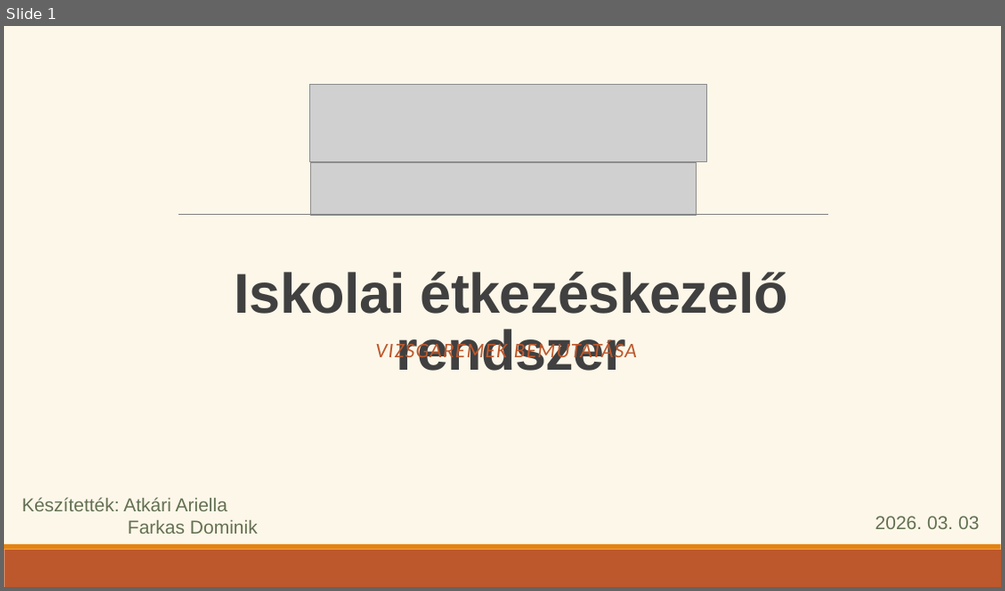
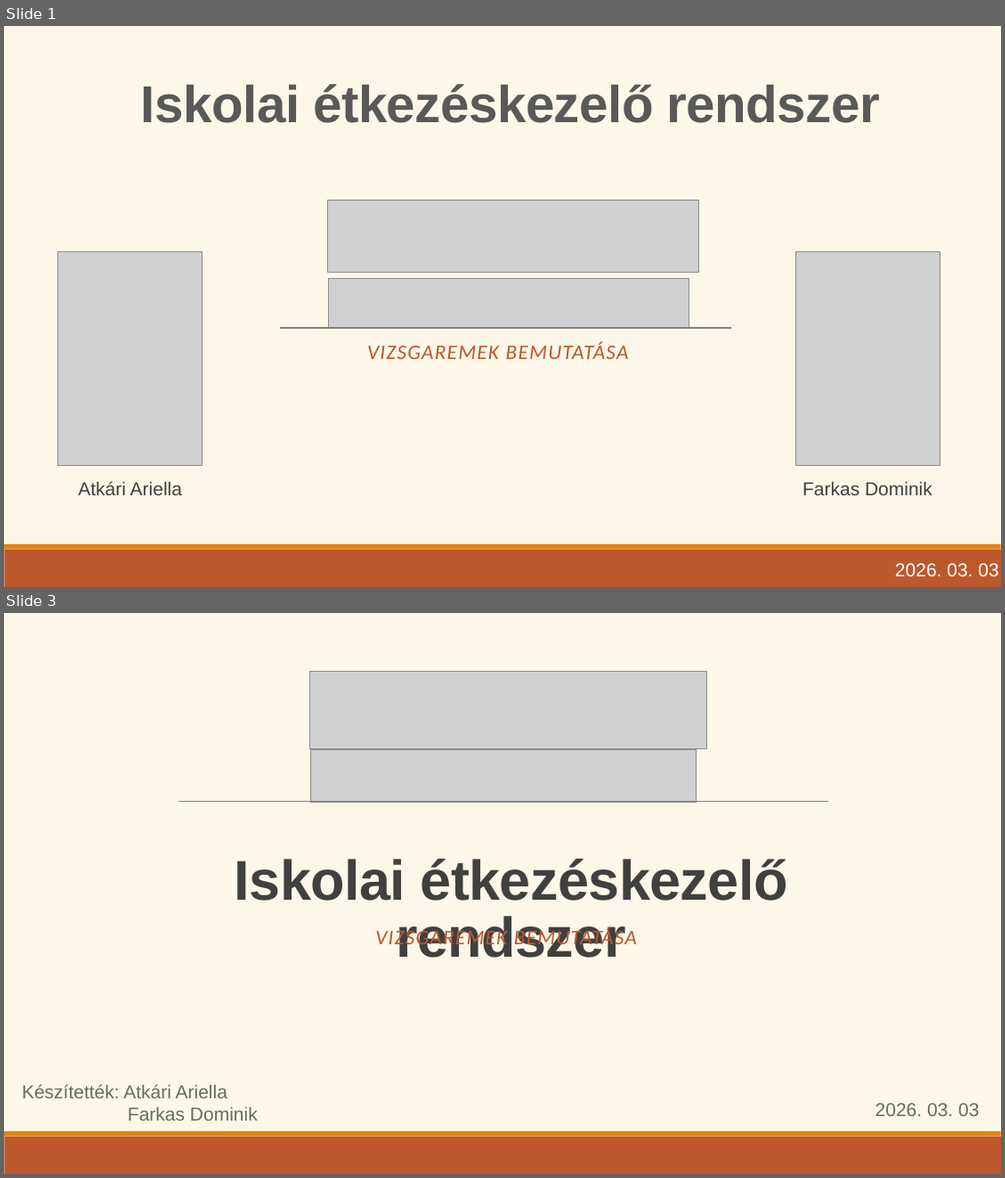
Before and after one commit to Ella50/13_S1_1_vizsgaremek, a slide deck: Dokumentációhoz/Prezentáció/eMenza_AtkariAriella_FarkasDominik.pptx. Shown one above the other, each under a label of ours: slide 1 before the commit, slides 1 and 3 after it; the slides between them are not shown. The pictures are 1005x591 and 1005x1178 pixels, drawn with LibreOffice and Linux fonts; fonts in the diff are those of the drawing; grey boxes stand for pictures. Boxes give left, top, right and bottom in pixels: in the first picture for what was removed or moved away, otherwise in the second. Text is boxed around its words. In the diff, an @@ line names an element or a change of style, - is before the commit and + after.

```diff
--- a/Dokumentációhoz/Prezentáció/eMenza_AtkariAriella_FarkasDominik.pptx
+++ b/Dokumentációhoz/Prezentáció/eMenza_AtkariAriella_FarkasDominik.pptx
@@ slide 1 added at (4, 26, 1001, 587), background #FDF7E9; not listed: 2 template elements that a slide beside it also shows @@
@@ text added at (141, 84, 880, 123), 50 pt, text #595959, bold @@
+Iskolai étkezéskezelő rendszer
@@ picture added at (328, 200, 699, 273) @@
@@ picture added at (57, 252, 202, 466) @@
@@ picture added at (795, 252, 939, 466) @@
@@ picture added at (329, 279, 689, 328) @@
@@ line added from (280, 328) to (732, 328), #808080 1 pt @@
@@ text added at (367, 342, 629, 359), 20 pt, text #BD582C, italic @@
+  VIZSGAREMEK BEMUTATÁSA
@@ text added at (78, 481, 182, 495), 18 pt, text #404040 @@
+Atkári Ariella
@@ text added at (802, 481, 932, 495), 18 pt, text #404040 @@
+Farkas Dominik
@@ text added at (895, 563, 998, 576), 18 pt, text #FFFFFF @@
+2026. 03. 03
@@ what was slide 1 is now slide 3 @@
```
Also in this commit, not shown: 3 slides changed, 2 other slides added.
